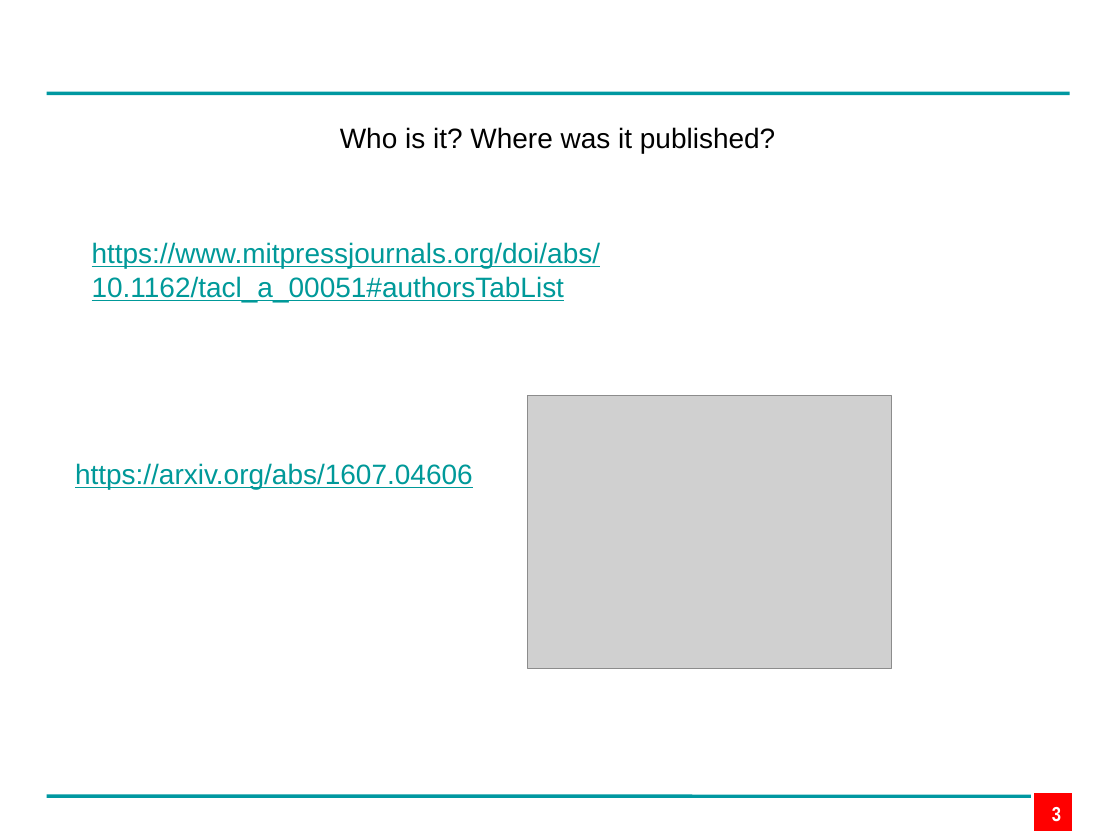
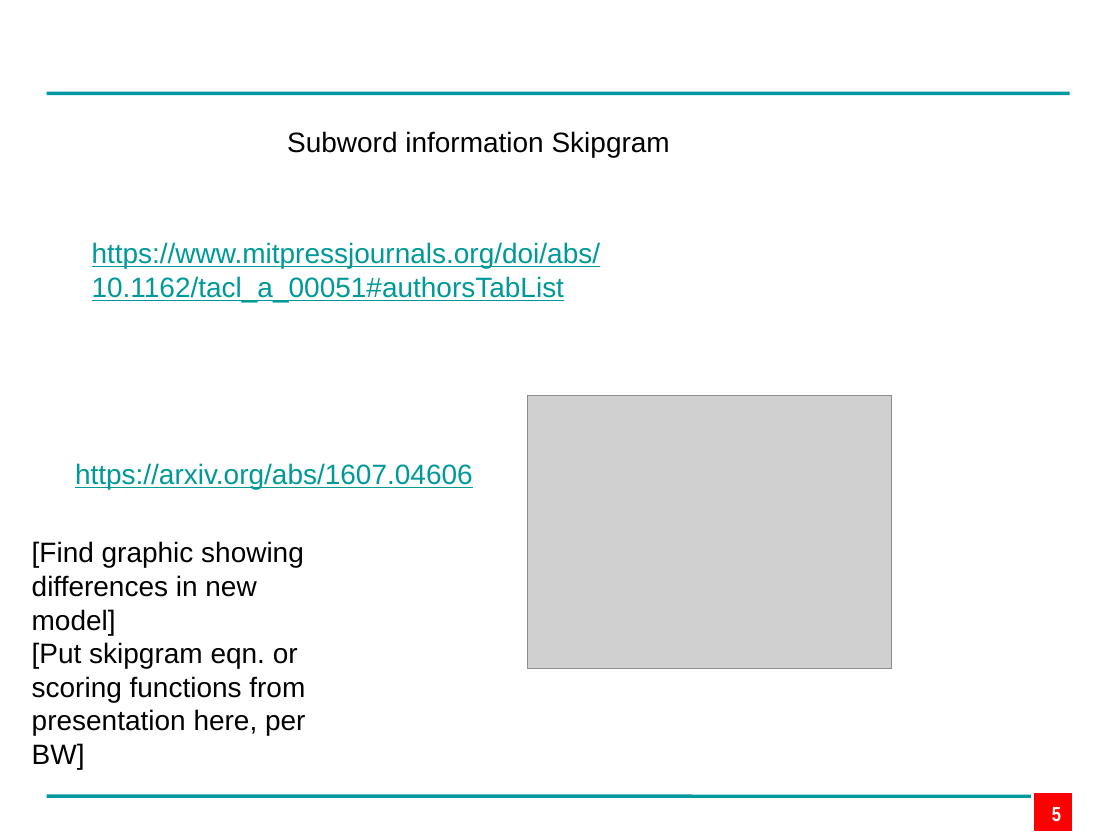
Before and after one commit to edpape007/NLP, a slide deck: slide 5 of Presentation_Subword.pptx (slide 3 before the commit). Drawn at 1120x840 pixels with LibreOffice and Linux fonts; fonts in the diff are those of the drawing; grey boxes stand for pictures; background and template pictures are left out. Boxes give left, top, right and bottom in pixels: in the first picture for what was removed or moved away, otherwise in the second. Text is boxed around its words. In the diff, an @@ line names an element or a change of style, - is before the commit and + after.

```diff
--- a/Presentation_Subword.pptx
+++ b/Presentation_Subword.pptx
@@ text at (x1=287, y1=131, x2=670, y2=157): text changed @@
-Who is it? Where was it published?
+Subword information Skipgram
@@ text added at (x1=32, y1=541, x2=305, y2=769), 18 pt, text #000000 @@
+[Find graphic showing differences in new model]
+[Put skipgram eqn. or scoring functions from presentation here, per BW]
@@ page number at (x1=1052, y1=807, x2=1061, y2=821): text changed @@
-3
+5
```
Also in this commit, not shown: 7 other slides changed, 2 slides added, 8 slides removed, 1 other file.
